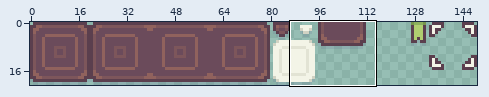
One commit to this sprite sheet: Assets/Sprites/UI/inventory-gui.png. The first picture is a wide view before the edit; the outline marks the close-up.
Close-up. Before:
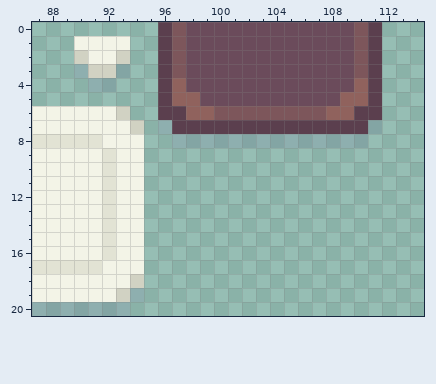
The file is 149x21 pixels. Shown: x 87..114, y 0..20.
The same view after the edit:
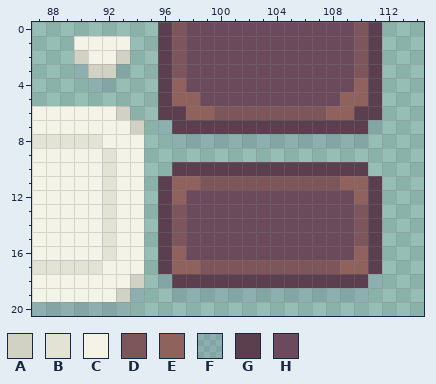
Palette (. is transparent): A #d1d2c3  B #e2e3d4  C #f3f4e7  D #7d565b  E #90625d  F #5040861e  G #5b3f4e  H #6b4b5b
What changed:
There is now colour D in row 11 at x 99 to 108; in rows 13 to 15 at x 97 and 110; in row 17 at x 99 to 108.
There is now colour E in row 11 at x 97 to 98 and 109 to 110; in row 12 at x 97 and 110; in row 16 at x 97 and 110; in row 17 at x 97 to 98 and 109 to 110.
There is now colour F in row 18 at x 96 and 111; in row 19 at x 97 to 110.
There is now colour G in row 10 at x 97 to 110; in rows 11 to 17 at x 96 and 111; in row 18 at x 97 to 110.
There is now colour H in rows 12 to 16 at x 98 to 109.
Boxes around the changes in both close-ups, in picture pixels (x1, y1, x2, y2):
added: (158, 162, 382, 302)
